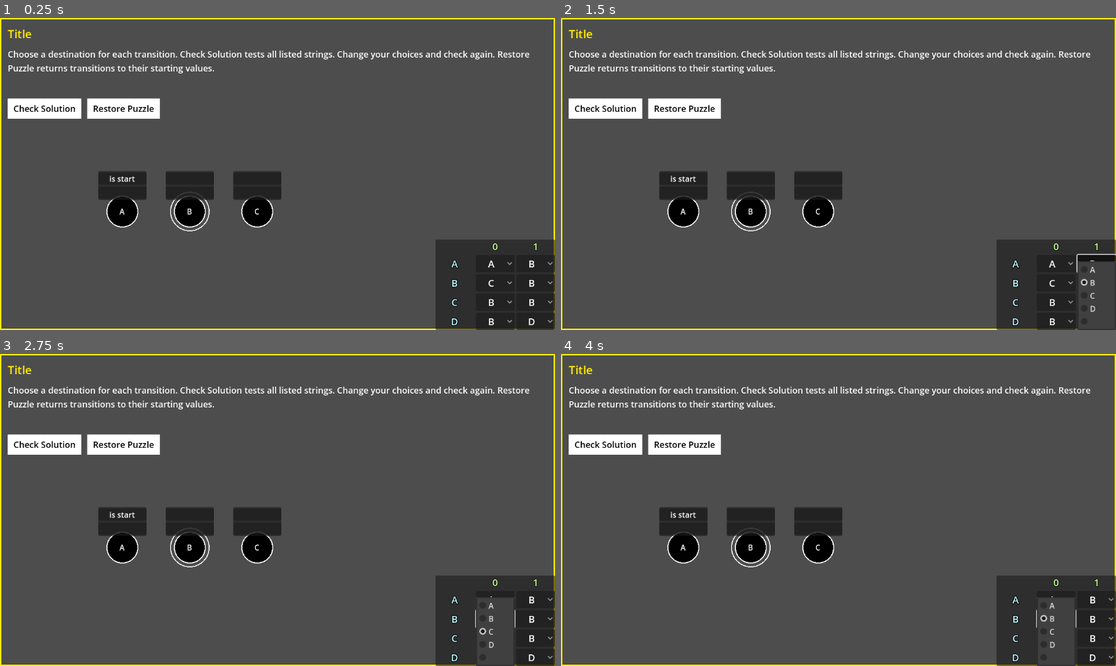
Above: before the commit, frames 1-4 (two rows, left to right).
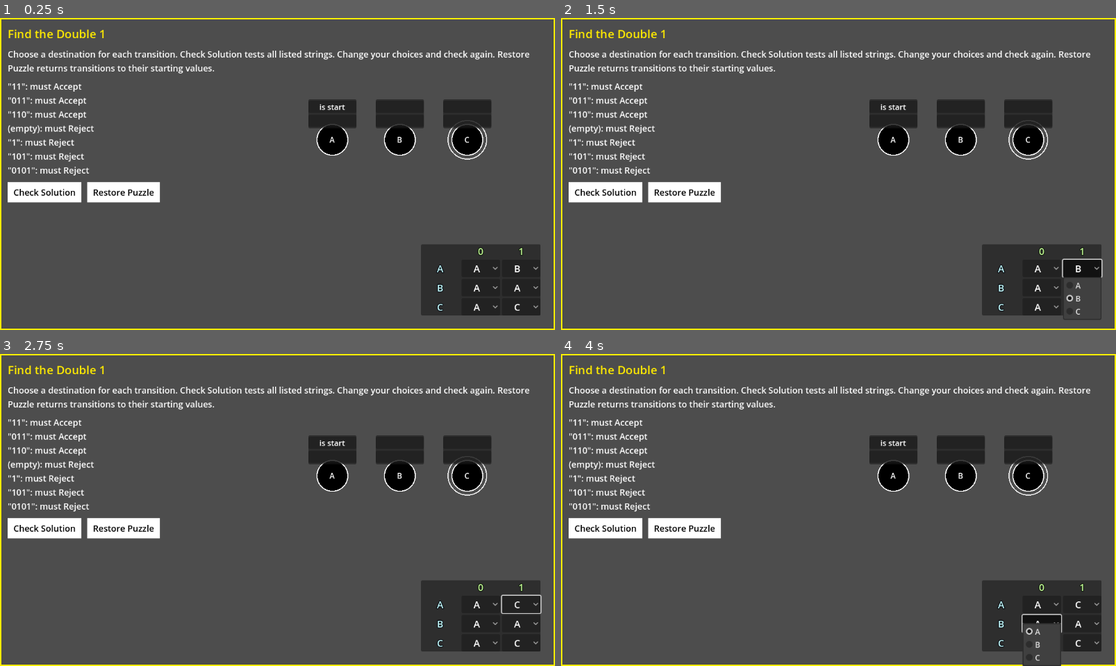
Above: after the commit, the same moments.

Repository: astrobeef/capstone
Game: Godot game, scene res://sprint3/dfa_puzzle.tscn
Two runs of this game, one before a commit and one after it. Both use one fixed random seed, a clock stepped at 60 frames per second and the inputs below. This scene is started directly instead of the project's main scene.
Inputs:
- Up to frame 1 (0.25 s): no input
- Up to frame 2 (1.5 s): click "A" at 0.5 s; click "B" at 1.25 s
- Up to frame 3 (2.75 s): click "C" at 2 s
- Up to frame 4 (4 s): click "C" at 2.75 s; click "B" (after the commit: "A") at 3.5 s

The runs differ from the first frame. In frame 1, 14% of the frame differs, in the area x 1-100%, y 3-100%; in frame 2, 14%; in frame 3, 15%; in frame 4, 14%.

Commit message:
Implemented tasks B3 and B4. The dfa puzzle scene is now hooked up to allow the user to change transitions, test their solution, and reset the puzzle. Solutions are tested against expected outcomes to give pass/fail.

Diff:
--- a/Resources/example_table.tres
+++ b/Resources/example_table.tres
@@ -18,9 +18,14 @@
 state = "C"
 row = Array[String](["B", "B"])
 
+[sub_resource type="Resource" id="Resource_ty612"]
+script = ExtResource("1_ox8uk")
+state = "D"
+row = Array[String](["B", "D"])
+
 [resource]
 script = ExtResource("2_eo3gu")
-start_state = "A"
-accepting_states = Array[String](["B"])
+start_state = "C"
+accepting_states = Array[String](["B", "D"])
 inputs = Array[String](["0", "1"])
-rows = Array[ExtResource("1_ox8uk")]([SubResource("Resource_hfseo"), SubResource("Resource_hntgq"), SubResource("Resource_i8b46")])
+rows = Array[ExtResource("1_ox8uk")]([SubResource("Resource_hfseo"), SubResource("Resource_hntgq"), SubResource("Resource_i8b46"), SubResource("Resource_ty612")])
--- /dev/null
+++ b/sprint3/dfa_puzzle.gd
@@ -0,0 +1,67 @@
+extends Node2D
+
+@export
+var puzzle: PuzzleRes
+
+var _user_table: TTableRes
+
+var _table_view: TransitionTableGUI:
+	get():
+		return get_node("./CanvasLayer/MarginContainer/TransitionTableGUI")
+
+var _puzzle_panel: PuzzlePanel:
+	get():
+		return get_node("./CanvasLayer/PuzzlePanel")
+
+var _automata: Automata2D:
+	get():
+		return get_node("./Automata2D")
+
+func _enter_tree() -> void:
+	_user_table = puzzle.create_user_table()
+	_automata.table = _user_table
+	_table_view.table = _user_table
+
+func _ready() -> void:
+	_table_view.transition_selected.connect(_on_transition_selected)
+	_puzzle_panel.check_requested.connect(_on_check_requested)
+	_puzzle_panel.restore_requested.connect(_on_restore_requested)
+	_puzzle_panel.configure_puzzle(puzzle.title, _requirements_text())
+
+func _on_transition_selected(origin_state: String, input_index: int, new_destination: String, _previous_destination: String) -> void:
+	for state_row in _user_table.rows:
+		if state_row.state == origin_state:
+			state_row.row[input_index] = new_destination
+			break
+	_puzzle_panel.clear_results()
+
+func _on_check_requested() -> void:
+	var results := puzzle.evaluate(_user_table)
+	var lines := PackedStringArray()
+	for index in range(puzzle.test_inputs.size()):
+		var expected := puzzle.expected_acceptance[index]
+		var actual := results[index]
+		var outcome := "Pass" if actual == expected else "Fail"
+		lines.append("%s: expected %s, actual %s - %s" % [_input_text(puzzle.test_inputs[index]), _acceptance_text(expected), _acceptance_text(actual),outcome])
+	_puzzle_panel.show_results("\n".join(lines), puzzle.is_puzzle_solved(results))
+
+func _on_restore_requested() -> void:
+	_user_table = puzzle.create_user_table()
+	_automata.table = _user_table
+	_table_view.table = _user_table
+	_table_view.rebuild_table()
+	_puzzle_panel.clear_results()
+
+func _requirements_text() -> String:
+	var lines := PackedStringArray()
+	for index in range(puzzle.test_inputs.size()):
+		lines.append("%s: must %s" % [_input_text(puzzle.test_inputs[index]), _acceptance_text(puzzle.expected_acceptance[index])])
+	return "\n".join(lines)
+
+func _acceptance_text(accepts: bool) -> String:
+	return "Accept" if accepts else "Reject"
+
+func _input_text(input_string: String) -> String:
+	if input_string.is_empty():
+		return "(empty)"
+	return '"%s"' % input_string
--- a/sprint3/dfa_puzzle.tscn
+++ b/sprint3/dfa_puzzle.tscn
@@ -1,28 +1,35 @@
-[gd_scene load_steps=4 format=3 uid="uid://gpg1l8h56sno"]
+[gd_scene load_steps=6 format=3 uid="uid://gpg1l8h56sno"]
 
+[ext_resource type="Script" path="res://sprint3/dfa_puzzle.gd" id="1_4y2wv"]
 [ext_resource type="PackedScene" uid="uid://csgfh1bg6m5ed" path="res://automata_2d.tscn" id="1_206eg"]
 [ext_resource type="PackedScene" uid="uid://cw41rexforj08" path="res://transition_table_gui.tscn" id="2_atjec"]
+[ext_resource type="Resource" uid="uid://c2owxp7fyghbg" path="res://sprint3/puzzles/first_puzzle.tres" id="2_f5hd8"]
 [ext_resource type="PackedScene" uid="uid://8gt4yvedvgm" path="res://sprint3/puzzle_panel.tscn" id="3_363o1"]
 
 [node name="DfaPuzzle" type="Node2D"]
+script = ExtResource("1_4y2wv")
+puzzle = ExtResource("2_f5hd8")
 
 [node name="Automata2D" parent="." instance=ExtResource("1_206eg")]
-position = Vector2(254, 402)
+position = Vector2(690, 253)
 
 [node name="CanvasLayer" type="CanvasLayer" parent="."]
 
 [node name="PuzzlePanel" parent="CanvasLayer" instance=ExtResource("3_363o1")]
 z_index = -1
 
-[node name="TransitionTableGUI" parent="CanvasLayer" instance=ExtResource("2_atjec")]
+[node name="MarginContainer" type="MarginContainer" parent="CanvasLayer"]
 anchors_preset = 3
 anchor_left = 1.0
 anchor_top = 1.0
 anchor_right = 1.0
 anchor_bottom = 1.0
-offset_left = -248.0
-offset_top = -188.0
-offset_right = 0.0
-offset_bottom = 0.0
+offset_left = -40.0
+offset_top = -40.0
 grow_horizontal = 0
 grow_vertical = 0
+theme_override_constants/margin_right = 30
+theme_override_constants/margin_bottom = 30
+
+[node name="TransitionTableGUI" parent="CanvasLayer/MarginContainer" instance=ExtResource("2_atjec")]
+layout_mode = 2
--- a/sprint3/puzzles/first_puzzle.tres
+++ b/sprint3/puzzles/first_puzzle.tres
@@ -1,11 +1,11 @@
-[gd_resource type="Resource" script_class="PuzzleRes" load_steps=3 format=3]
+[gd_resource type="Resource" script_class="PuzzleRes" load_steps=3 format=3 uid="uid://c2owxp7fyghbg"]
 
 [ext_resource type="Script" path="res://sprint3/puzzle_resource.gd" id="1_puz"]
-[ext_resource type="Resource" path="res://sprint3/puzzles/first_puzzle_table.tres" id="2_tbl"]
+[ext_resource type="Resource" uid="uid://i58j6m6u4uqa" path="res://sprint3/puzzles/first_puzzle_table.tres" id="2_tbl"]
 
 [resource]
 script = ExtResource("1_puz")
 title = "Find the Double 1"
-table = ExtResource("2_tbl")
+source_table = ExtResource("2_tbl")
 test_inputs = Array[String](["11", "011", "110", "", "1", "101", "0101"])
 expected_acceptance = Array[bool]([true, true, true, false, false, false, false])
--- a/sprint3/puzzles/first_puzzle_table.tres
+++ b/sprint3/puzzles/first_puzzle_table.tres
@@ -1,4 +1,4 @@
-[gd_resource type="Resource" script_class="TTableRes" load_steps=6 format=3]
+[gd_resource type="Resource" script_class="TTableRes" load_steps=6 format=3 uid="uid://i58j6m6u4uqa"]
 
 [ext_resource type="Script" path="res://transition_row_resource.gd" id="1_row"]
 [ext_resource type="Script" path="res://transition_table_resource.gd" id="2_tbl"]
--- a/transition_table_gui.gd
+++ b/transition_table_gui.gd
@@ -5,7 +5,7 @@
 const OB_META_PREV_SELECT = "prev_selected"
 const OB_META_INIT_SELECT = "init_selected"
 const OB_META_ORIGIN_STATE = "origin_state"
-const NO_DESTINATION_ID = 1000
+const OB_META_INPUT_INDEX = "input_index"
 
 @export
 var do_rebuild_table: bool:
@@ -20,9 +20,9 @@
 
 var _grid_parent: Node:
 	get():
-		return $PanelContainer/MarginContainer
+		return $MarginContainer
 
-signal transition_selected(origin_state: String, new_destination: String, previous_destination: String)
+signal transition_selected(origin_state: String, input_index: int, new_destination: String, previous_destination: String)
 
 func _ready() -> void:
 	rebuild_table()
@@ -58,7 +58,7 @@
 			var destination := ""
 			if input_index < state_row.row.size():
 				destination = state_row.row[input_index]
-			_add_transition(state_row.state, destination,"Transition_%d_%d" % [state_index, input_index])
+			_add_transition(state_row.state, destination,"Transition_%d_%d" % [state_index, input_index], input_index)
 
 func _add_header_input(value: String, node_name: String) -> void:
 	_add_label(value, node_name, Color("#c7ff98"), Color("#0f180e"), 6, 20)
@@ -81,7 +81,7 @@
 	if Engine.is_editor_hint():
 		label.owner = get_tree().edited_scene_root
 
-func _add_transition(origin_state: String, dest_state: String, node_name: String) -> void:
+func _add_transition(origin_state: String, dest_state: String, node_name: String, input_index: int) -> void:
 	var ob := OptionButton.new()
 	ob.name = node_name
 	ob.custom_minimum_size = Vector2(80, 28)
@@ -97,7 +97,7 @@
 	ob.set_meta(OB_META_PREV_SELECT, ob.selected)
 	ob.set_meta(OB_META_INIT_SELECT, ob.selected)
 	ob.set_meta(OB_META_ORIGIN_STATE, origin_state)
-	ob.add_item("", NO_DESTINATION_ID)
+	ob.set_meta(OB_META_INPUT_INDEX, input_index)
 	_grid.add_child(ob)
 	if Engine.is_editor_hint():
 		ob.owner = get_tree().edited_scene_root
@@ -106,6 +106,7 @@
 	var init_index := source.get_meta(OB_META_INIT_SELECT) as int
 	var prev_index := source.get_meta(OB_META_PREV_SELECT) as int
 	var origin_state := source.get_meta(OB_META_ORIGIN_STATE) as String
+	var input_index := source.get_meta(OB_META_INPUT_INDEX) as int
 	source.set_meta(OB_META_PREV_SELECT, selected_index)
 	print("User selected [id:%d] (\"%s\") on \"%s\", which had initial [id:%d] (\"%s\") and had previous [id:%d] (\"%s\")" …(223 unchanged characters)…
-	transition_selected.emit(origin_state, source.get_item_text(selected_index), source.get_item_text(prev_index))
+	transition_selected.emit(origin_state, input_index, source.get_item_text(selected_index), source.get_item_text(prev_index))
--- a/transition_table_gui.tscn
+++ b/transition_table_gui.tscn
@@ -1,4 +1,7 @@
-[gd_scene format=3 uid="uid://cw41rexforj08"]
+[gd_scene load_steps=3 format=3 uid="uid://cw41rexforj08"]
+
+[ext_resource type="Script" path="res://transition_table_gui.gd" id="1_w2s8j"]
+[ext_resource type="Resource" uid="uid://cjmtjrbi2a713" path="res://Resources/example_table.tres" id="2_4aw4b"]
 
 [node name="TransitionTableGUI" type="PanelContainer"]
 anchors_preset = 8
@@ -12,6 +15,8 @@
 offset_bottom = 94.0
 grow_horizontal = 2
 grow_vertical = 2
+script = ExtResource("1_w2s8j")
+table = ExtResource("2_4aw4b")
 
 [node name="MarginContainer" type="MarginContainer" parent="."]
 layout_mode = 2
@@ -70,18 +75,18 @@
 theme_override_font_sizes/font_size = 20
 alignment = 1
 selected = 0
-item_count = 5
-popup/item_0/text = "A"
-popup/item_1/text = "B"
-popup/item_1/id = 1
-popup/item_2/text = "C"
-popup/item_2/id = 2
-popup/item_3/text = "D"
-popup/item_3/id = 3
-popup/item_4/id = 1000
+item_count = 4
+popup/item_0/text = "A"
+popup/item_1/text = "B"
+popup/item_1/id = 1
+popup/item_2/text = "C"
+popup/item_2/id = 2
+popup/item_3/text = "D"
+popup/item_3/id = 3
 metadata/prev_selected = 0
 metadata/init_selected = 0
 metadata/origin_state = "A"
+metadata/input_index = 0
 
 [node name="Transition_0_1" type="OptionButton" parent="MarginContainer/GeneratedTable"]
 custom_minimum_size = Vector2(80, 28)
@@ -90,18 +95,18 @@
 theme_override_font_sizes/font_size = 20
 alignment = 1
 selected = 1
-item_count = 5
-popup/item_0/text = "A"
-popup/item_1/text = "B"
-popup/item_1/id = 1
-popup/item_2/text = "C"
-popup/item_2/id = 2
-popup/item_3/text = "D"
-popup/item_3/id = 3
-popup/item_4/id = 1000
+item_count = 4
+popup/item_0/text = "A"
+popup/item_1/text = "B"
+popup/item_1/id = 1
+popup/item_2/text = "C"
+popup/item_2/id = 2
+popup/item_3/text = "D"
+popup/item_3/id = 3
 metadata/prev_selected = 1
 metadata/init_selected = 1
 metadata/origin_state = "A"
+metadata/input_index = 1
 
 [node name="HeaderState_1" type="Label" parent="MarginContainer/GeneratedTable"]
 custom_minimum_size = Vector2(80, 28)
@@ -121,18 +126,18 @@
 theme_override_font_sizes/font_size = 20
 alignment = 1
 selected = 2
-item_count = 5
-popup/item_0/text = "A"
-popup/item_1/text = "B"
-popup/item_1/id = 1
-popup/item_2/text = "C"
-popup/item_2/id = 2
-popup/item_3/text = "D"
-popup/item_3/id = 3
-popup/item_4/id = 1000
+item_count = 4
+popup/item_0/text = "A"
+popup/item_1/text = "B"
+popup/item_1/id = 1
+popup/item_2/text = "C"
+popup/item_2/id = 2
+popup/item_3/text = "D"
+popup/item_3/id = 3
 metadata/prev_selected = 2
 metadata/init_selected = 2
 metadata/origin_state = "B"
+metadata/input_index = 0
 
 [node name="Transition_1_1" type="OptionButton" parent="MarginContainer/GeneratedTable"]
 custom_minimum_size = Vector2(80, 28)
@@ -141,18 +146,18 @@
 theme_override_font_sizes/font_size = 20
 alignment = 1
 selected = 1
-item_count = 5
-popup/item_0/text = "A"
-popup/item_1/text = "B"
-popup/item_1/id = 1
-popup/item_2/text = "C"
-popup/item_2/id = 2
-popup/item_3/text = "D"
-popup/item_3/id = 3
-popup/item_4/id = 1000
+item_count = 4
+popup/item_0/text = "A"
+popup/item_1/text = "B"
+popup/item_1/id = 1
+popup/item_2/text = "C"
+popup/item_2/id = 2
+popup/item_3/text = "D"
+popup/item_3/id = 3
 metadata/prev_selected = 1
 metadata/init_selected = 1
 metadata/origin_state = "B"
+metadata/input_index = 1
 
 [node name="HeaderState_2" type="Label" parent="MarginContainer/GeneratedTable"]
 custom_minimum_size = Vector2(80, 28)
@@ -172,18 +177,18 @@
 theme_override_font_sizes/font_size = 20
 alignment = 1
 selected = 1
-item_count = 5
-popup/item_0/text = "A"
-popup/item_1/text = "B"
-popup/item_1/id = 1
-popup/item_2/text = "C"
-popup/item_2/id = 2
-popup/item_3/text = "D"
-popup/item_3/id = 3
-popup/item_4/id = 1000
+item_count = 4
+popup/item_0/text = "A"
+popup/item_1/text = "B"
+popup/item_1/id = 1
+popup/item_2/text = "C"
+popup/item_2/id = 2
+popup/item_3/text = "D"
+popup/item_3/id = 3
 metadata/prev_selected = 1
 metadata/init_selected = 1
 metadata/origin_state = "C"
+metadata/input_index = 0
 
 [node name="Transition_2_1" type="OptionButton" parent="MarginContainer/GeneratedTable"]
 custom_minimum_size = Vector2(80, 28)
@@ -192,18 +197,18 @@
 theme_override_font_sizes/font_size = 20
 alignment = 1
 selected = 1
-item_count = 5
-popup/item_0/text = "A"
-popup/item_1/text = "B"
-popup/item_1/id = 1
-popup/item_2/text = "C"
-popup/item_2/id = 2
-popup/item_3/text = "D"
-popup/item_3/id = 3
-popup/item_4/id = 1000
+item_count = 4
+popup/item_0/text = "A"
+popup/item_1/text = "B"
+popup/item_1/id = 1
+popup/item_2/text = "C"
+popup/item_2/id = 2
+popup/item_3/text = "D"
+popup/item_3/id = 3
 metadata/prev_selected = 1
 metadata/init_selected = 1
 metadata/origin_state = "C"
+metadata/input_index = 1
 
 [node name="HeaderState_3" type="Label" parent="MarginContainer/GeneratedTable"]
 custom_minimum_size = Vector2(80, 28)
@@ -223,18 +228,18 @@
 theme_override_font_sizes/font_size = 20
 alignment = 1
 selected = 1
-item_count = 5
-popup/item_0/text = "A"
-popup/item_1/text = "B"
-popup/item_1/id = 1
-popup/item_2/text = "C"
-popup/item_2/id = 2
-popup/item_3/text = "D"
-popup/item_3/id = 3
-popup/item_4/id = 1000
+item_count = 4
+popup/item_0/text = "A"
+popup/item_1/text = "B"
+popup/item_1/id = 1
+popup/item_2/text = "C"
+popup/item_2/id = 2
+popup/item_3/text = "D"
+popup/item_3/id = 3
 metadata/prev_selected = 1
 metadata/init_selected = 1
 metadata/origin_state = "D"
+metadata/input_index = 0
 
 [node name="Transition_3_1" type="OptionButton" parent="MarginContainer/GeneratedTable"]
 custom_minimum_size = Vector2(80, 28)
@@ -243,15 +248,15 @@
 theme_override_font_sizes/font_size = 20
 alignment = 1
 selected = 3
-item_count = 5
-popup/item_0/text = "A"
-popup/item_1/text = "B"
-popup/item_1/id = 1
-popup/item_2/text = "C"
-popup/item_2/id = 2
-popup/item_3/text = "D"
-popup/item_3/id = 3
-popup/item_4/id = 1000
+item_count = 4
+popup/item_0/text = "A"
+popup/item_1/text = "B"
+popup/item_1/id = 1
+popup/item_2/text = "C"
+popup/item_2/id = 2
+popup/item_3/text = "D"
+popup/item_3/id = 3
 metadata/prev_selected = 3
 metadata/init_selected = 3
 metadata/origin_state = "D"
+metadata/input_index = 1
Not shown: 1 places in Resources/example_table.tres that only renumber resources
